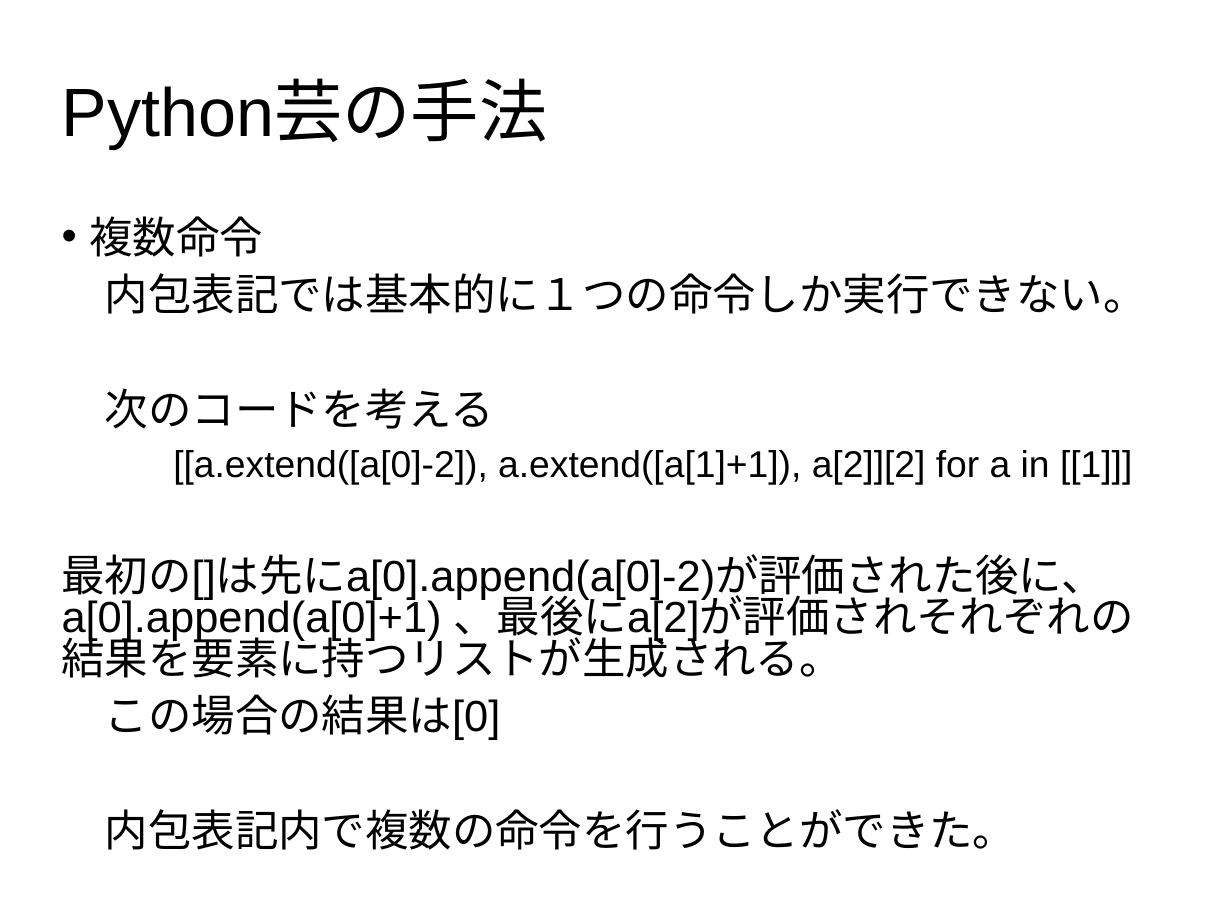
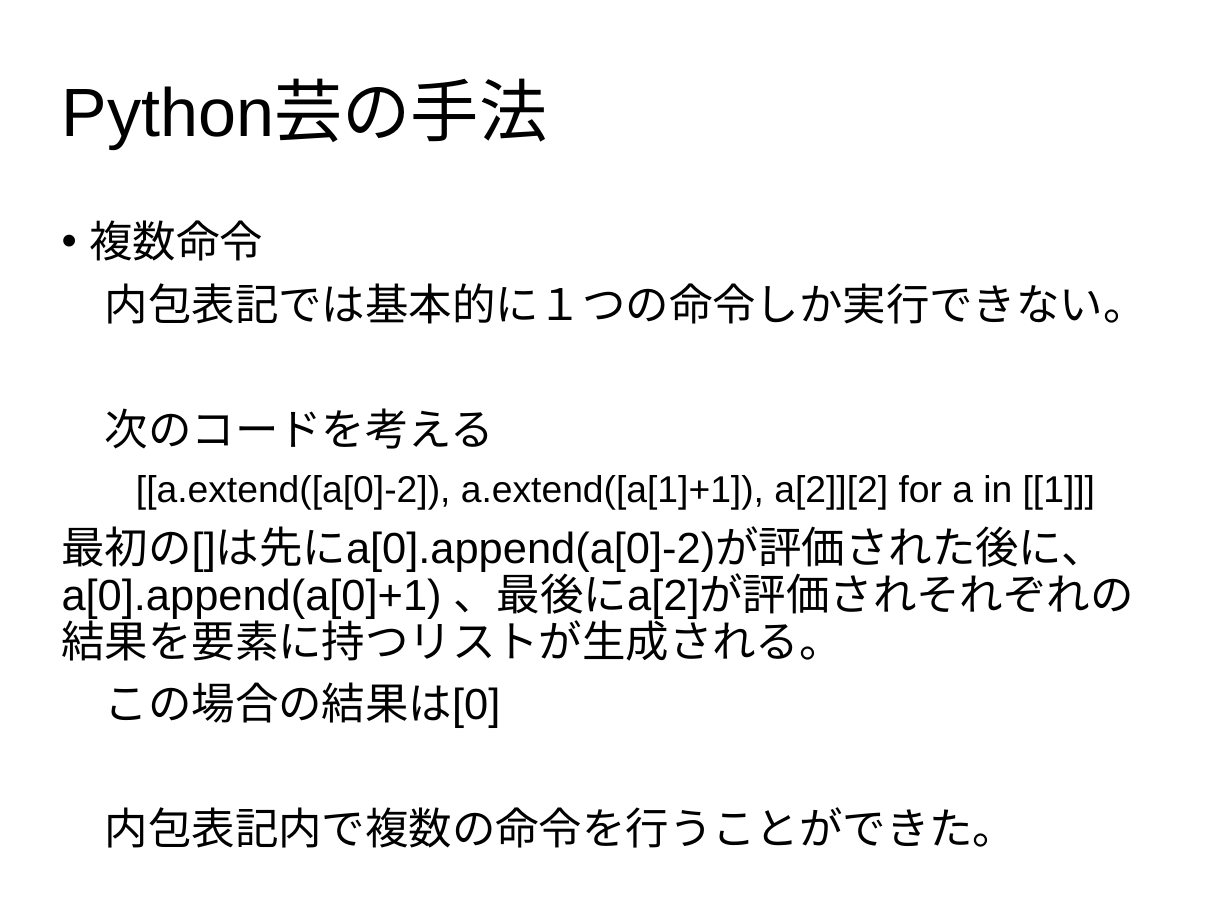
Before and after one commit to oumugai/siryou, a slide deck: slide 14 of 内包表記.pptx. Drawn at 1232x924 pixels with LibreOffice and Linux fonts; fonts in the diff are those of the drawing; background and template pictures are left out. Boxes give left, top, right and bottom in pixels: in the first picture for what was removed or moved away, otherwise in the second. Text is boxed around its words. In the diff, an @@ line names an element or a change of style, - is before the commit and + after.

```diff
--- a/内包表記.pptx
+++ b/内包表記.pptx
@@ text "複数命令" at (62,220,1147,848): line spacing 0.8 to 0.9; alignment left to centre @@
```
Also in this commit, not shown: 6 other slides changed.
